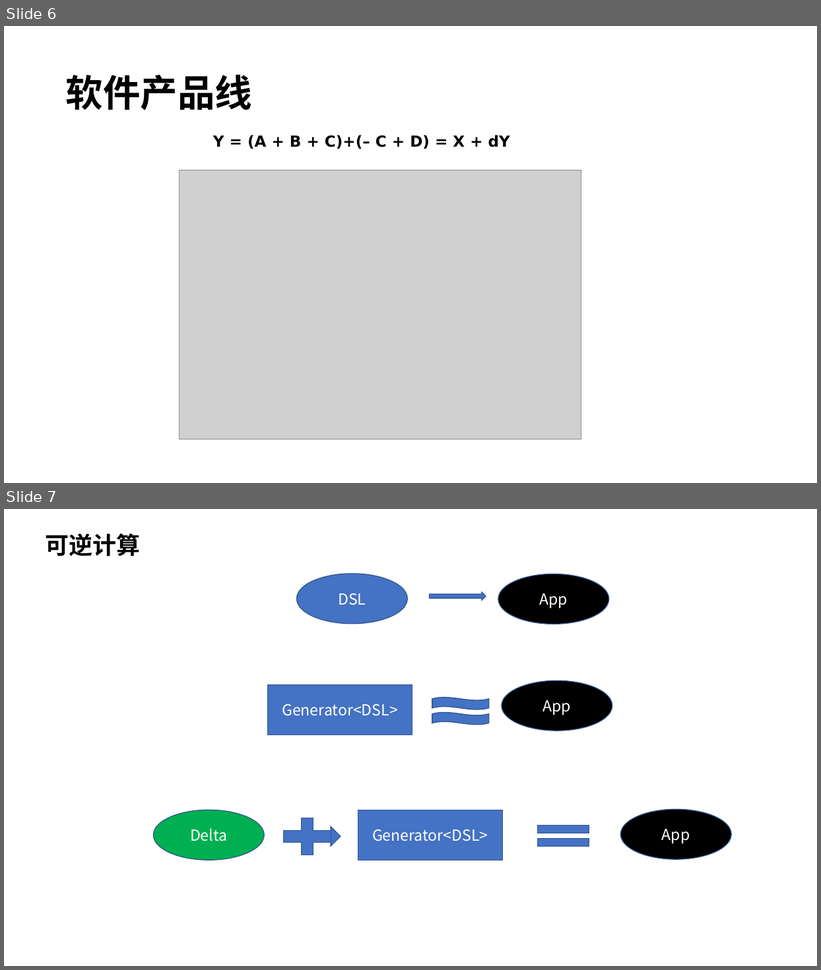
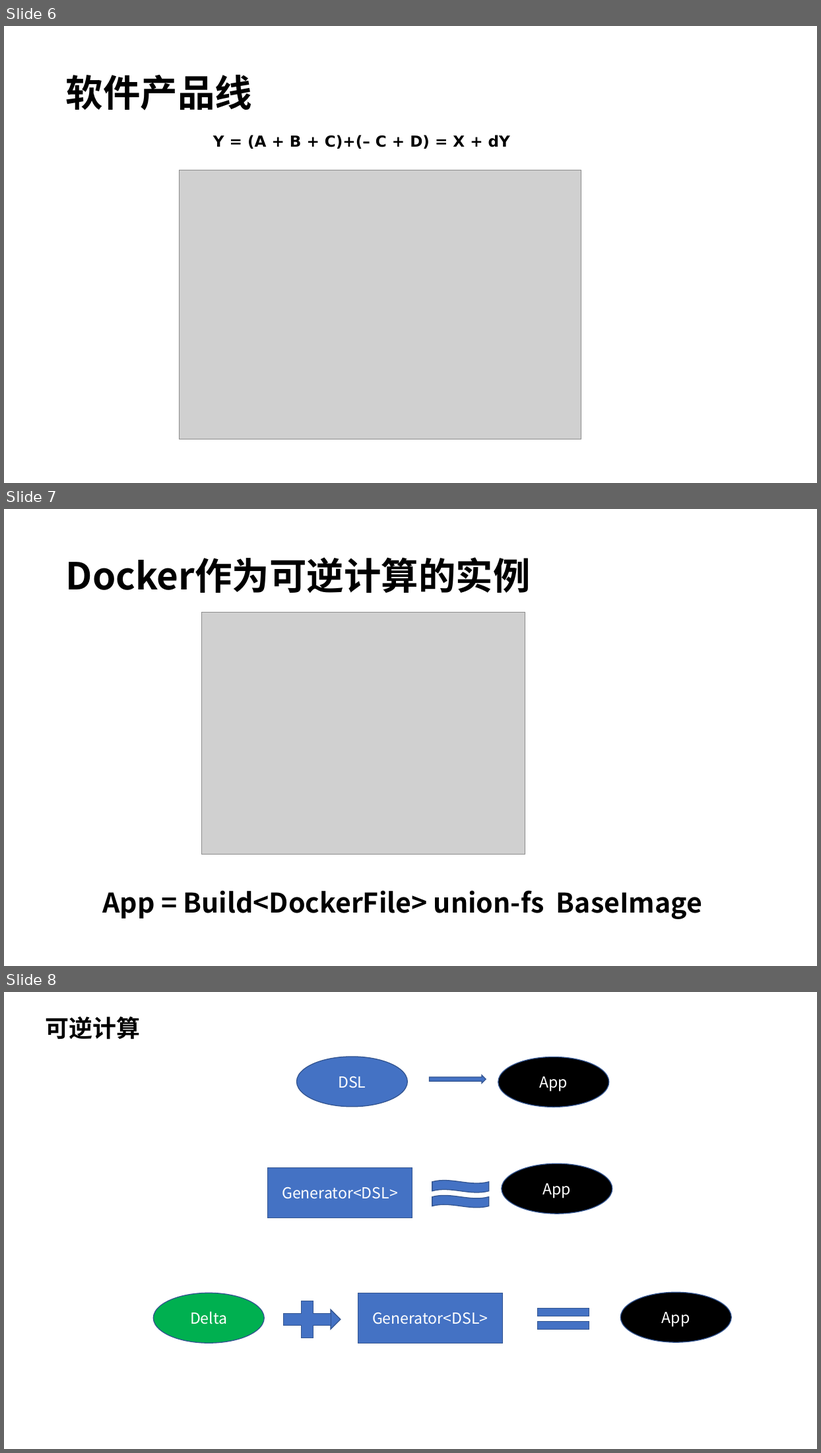
Before and after one commit to entropy-cloud/nop-entropy, a slide deck: docs/ppt/nop-platform.pptx. Shown one above the other, each under a label of ours: slides 6 and 7 before the commit, slides 6, 7 and 8 after it. The pictures are 821x970 and 821x1453 pixels, drawn with LibreOffice and Linux fonts; fonts in the diff are those of the drawing; grey boxes stand for pictures. Boxes give left, top, right and bottom in pixels: in the first picture for what was removed or moved away, otherwise in the second. Text is boxed around its words. In the diff, an @@ line names an element or a change of style, - is before the commit and + after.

```diff
--- a/docs/ppt/nop-platform.pptx
+++ b/docs/ppt/nop-platform.pptx
@@ slide 7 added at box(4, 509, 817, 966), background #FFFFFF @@
@@ title added at box(66, 557, 531, 593), 44 pt, text #000000, bold @@
+Docker作为可逆计算的实例
@@ picture added at box(201, 612, 525, 855) @@
@@ text added at box(103, 890, 702, 920), 32 pt, text #000000, bold @@
+App = Build<DockerFile> union-fs BaseImage
@@ what was slide 7 is now slide 8 @@
```
Also in this commit, not shown: 1 slide changed, 47 other files.
